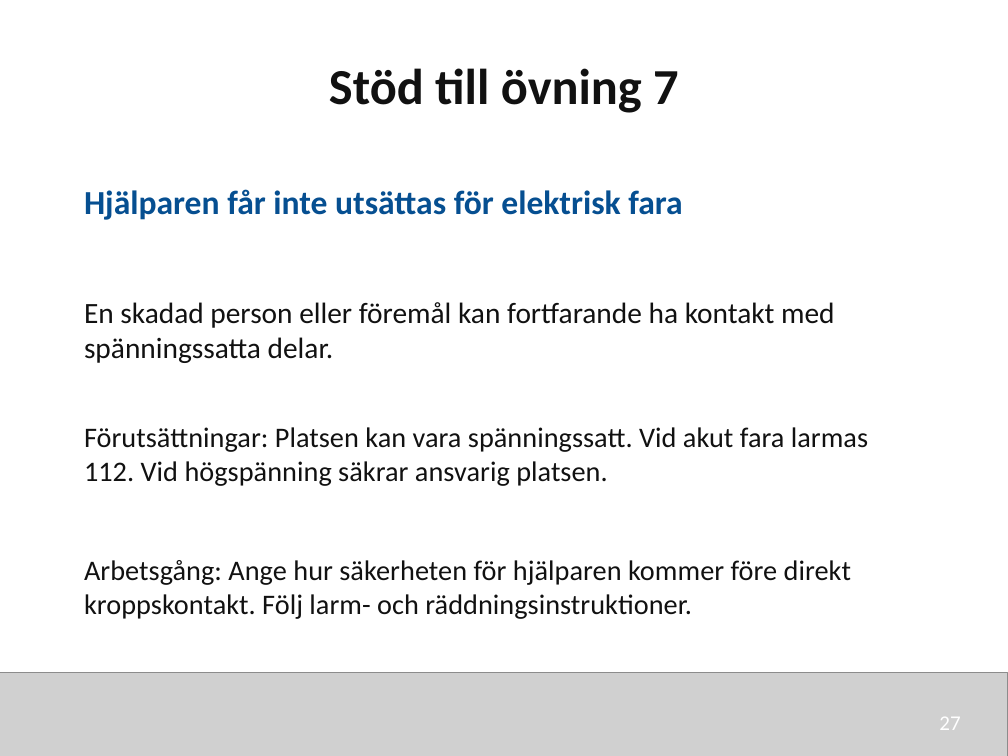
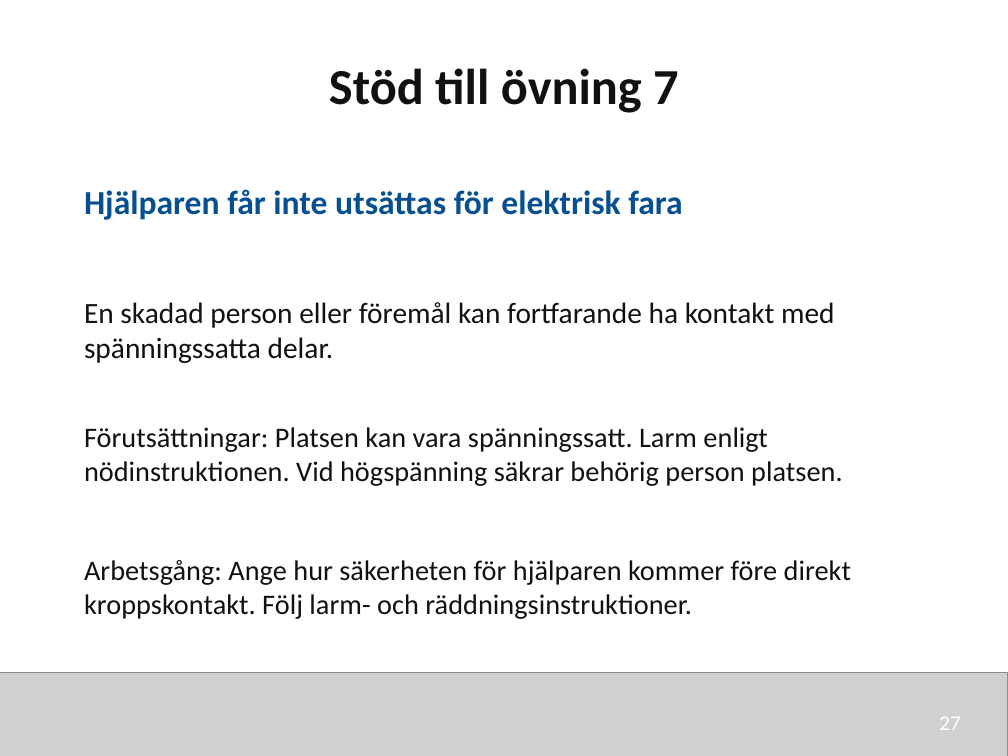
Before and after one commit to nj22az/nj22az.github.io, a slide deck: slide 27 of sjoskolan/vecka-42/aktuell/v42_01_Elektriska_risker_elev.pptx. Drawn at 1008x756 pixels with LibreOffice and Linux fonts; fonts in the diff are those of the drawing; grey boxes stand for pictures. Boxes give left, top, right and bottom in pixels: in the first picture for what was removed or moved away, otherwise in the second. Text is boxed around its words. In the diff, an @@ line names an element or a change of style, - is before the commit and + after.

```diff
--- a/sjoskolan/vecka-42/aktuell/v42_01_Elektriska_risker_elev.pptx
+++ b/sjoskolan/vecka-42/aktuell/v42_01_Elektriska_risker_elev.pptx
@@ text at (84, 427, 842, 486): text changed @@
-Förutsättningar: Platsen kan vara spänningssatt. Vid akut fara larmas 112. Vid högspänning säkrar ansvarig platsen.
+Förutsättningar: Platsen kan vara spänningssatt. Larm enligt nödinstruktionen. Vid högspänning säkrar behörig person platsen.
```
Also in this commit, not shown: 22 other slides changed, 13 other files.
